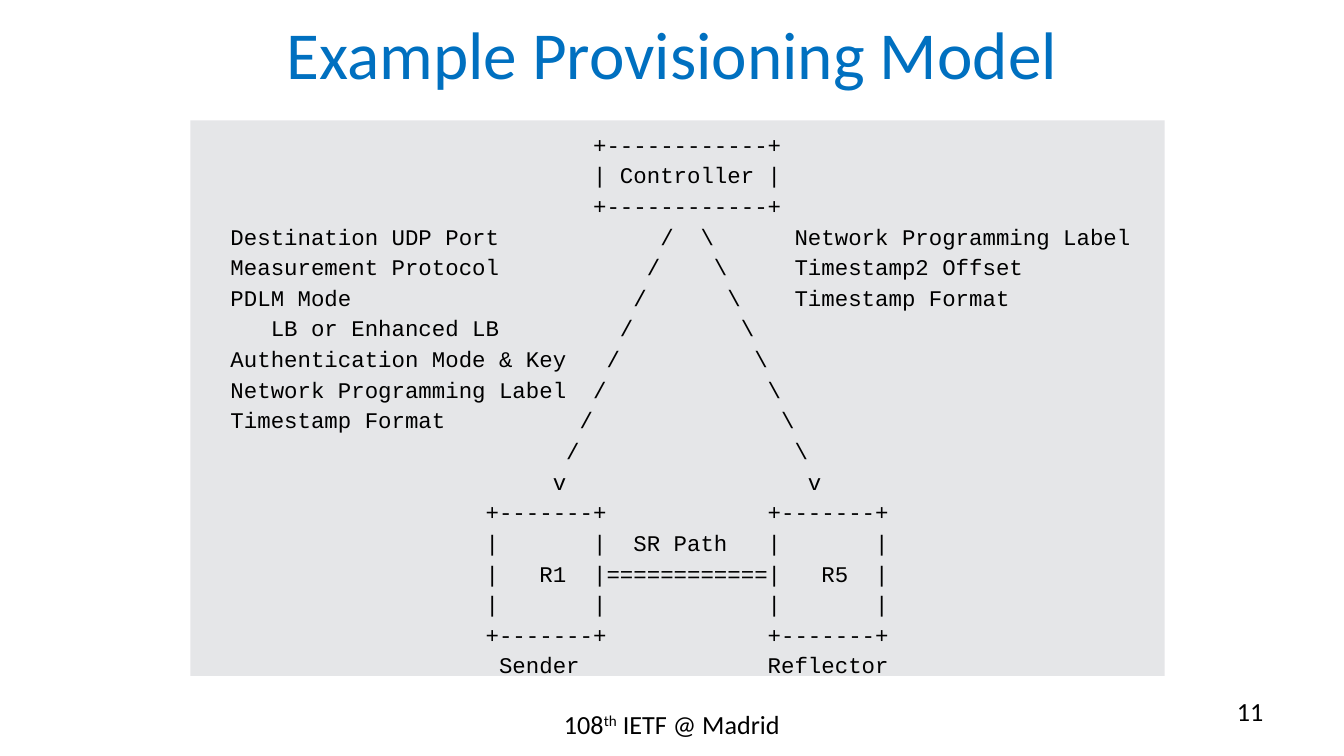
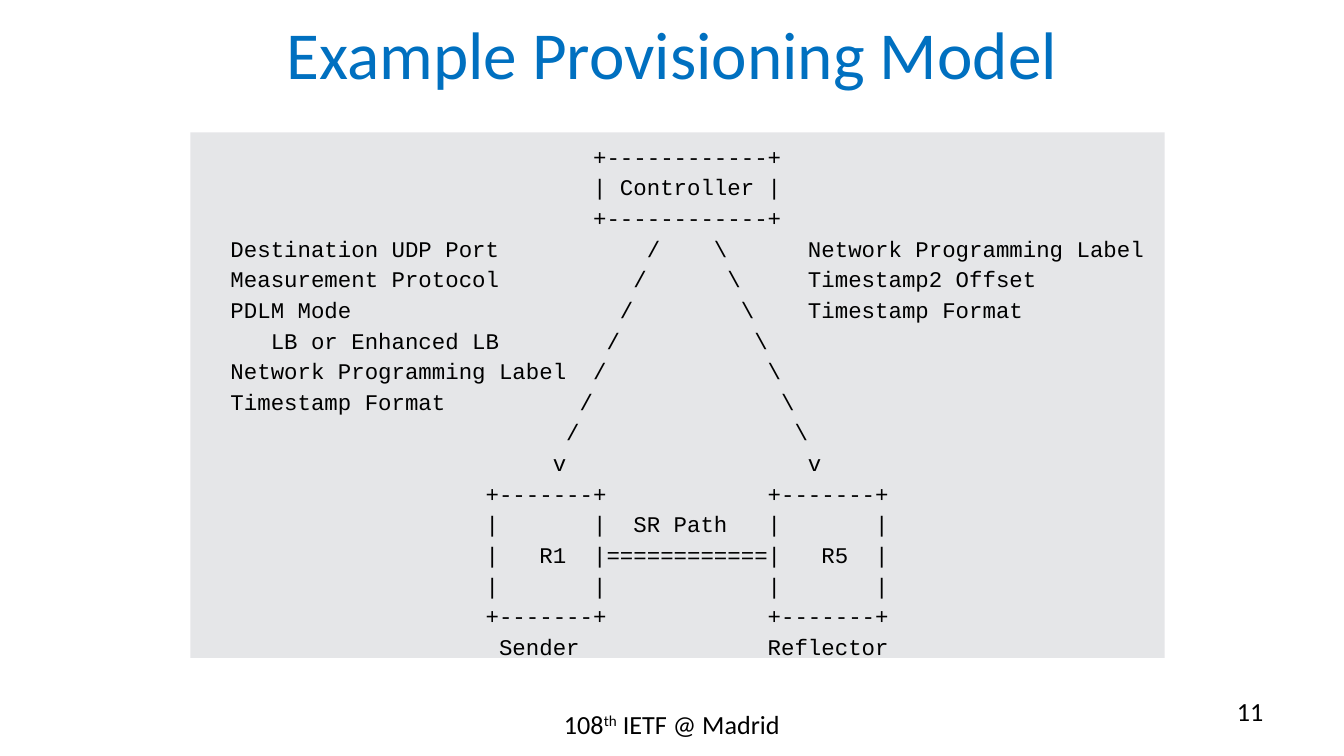
Before and after one commit to rakgandhi/ietf-slides, a slide deck: slide 11 of draft-gandhi-spring-sr-enhanced-plm-01.pptx. Drawn at 1344x756 pixels with LibreOffice and Linux fonts; fonts in the diff are those of the drawing. Boxes give left, top, right and bottom in pixels: in the first picture for what was removed or moved away, otherwise in the second. Text is boxed around its words. In the diff, an @@ line names an element or a change of style, - is before the commit and + after.

```diff
--- a/draft-gandhi-spring-sr-enhanced-plm-01.pptx
+++ b/draft-gandhi-spring-sr-enhanced-plm-01.pptx
@@ rectangle "+------------+": place and size @@
-rectangle "+------------+" at (191, 121, 1165, 676)
+rectangle "+------------+" at (191, 133, 1165, 659)
@@ text in rectangle at (230, 351, 566, 372): paragraph removed @@
-Authentication Mode & Key / \
```
Also in this commit, not shown: 1 other file.
